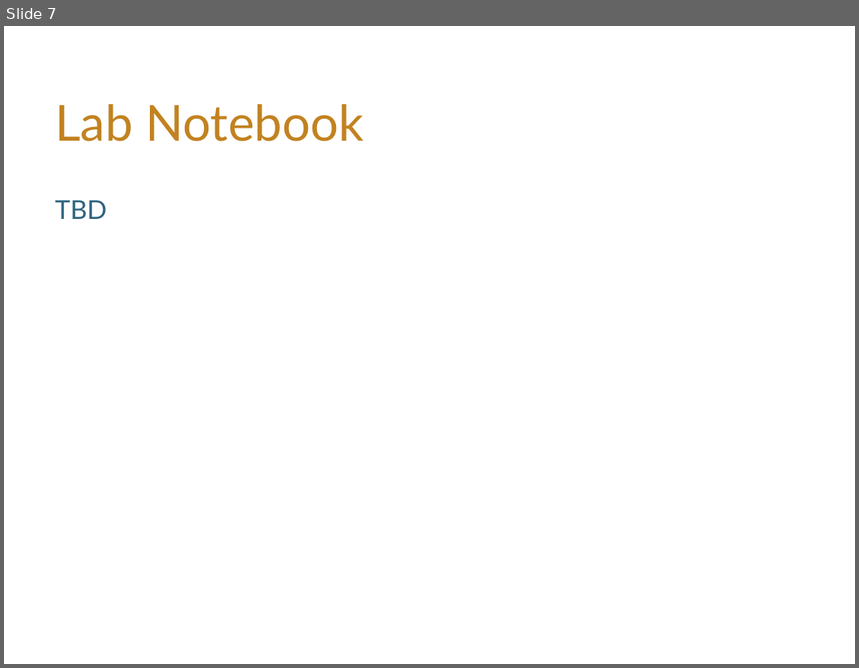
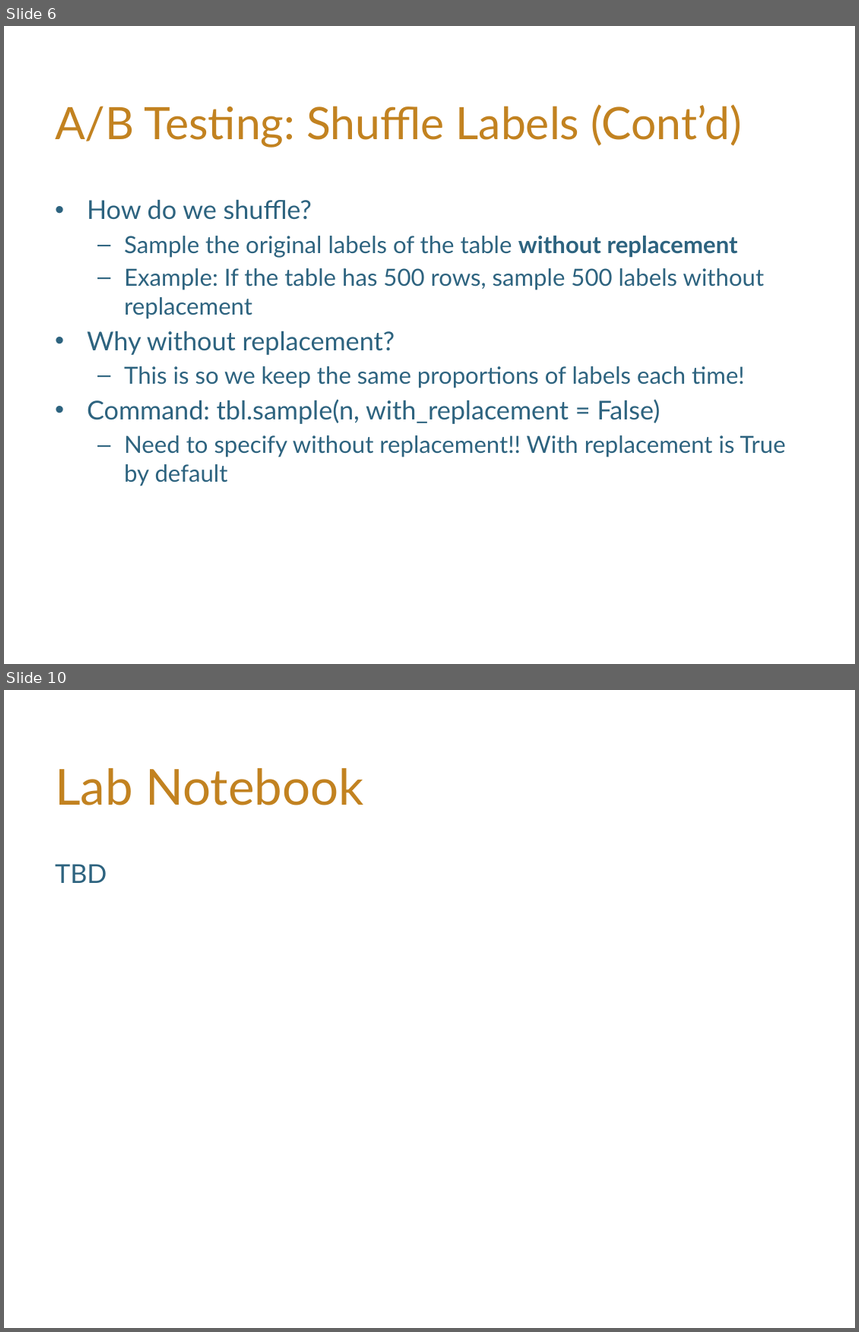
Before and after one commit to hLuo27/teaching, a slide deck: data8/slides/lab7.pptx. Shown one above the other, each under a label of ours: slide 7 before the commit, slides 6 and 10 after it; the slides between them are not shown. The pictures are 859x668 and 859x1332 pixels, drawn with LibreOffice and Linux fonts; fonts in the diff are those of the drawing; background and template pictures are left out. Boxes give left, top, right and bottom in pixels: in the first picture for what was removed or moved away, otherwise in the second. Text is boxed around its words. In the diff, an @@ line names an element or a change of style, - is before the commit and + after.

```diff
--- a/data8/slides/lab7.pptx
+++ b/data8/slides/lab7.pptx
@@ slide 6 added at (4, 26, 855, 664), background #FFFFFF @@
@@ title added at (55, 104, 742, 148), 37.8 pt, text #C28220 @@
+A/B Testing: Shuffle Labels (Cont’d)
@@ text added at (87, 199, 786, 487), 20 pt, text #2D637F @@
+• How do we shuffle?
+  – Sample the original labels of the table without replacement
+  – Example: If the table has 500 rows, sample 500 labels without replacement
+• Why without replacement?
+  – This is so we keep the same proportions of labels each time!
+• Command: tbl.sample(n, with_replacement = False)
+  – Need to specify without replacement!! With replacement is True by default
@@ what was slide 7 is now slide 10 @@
```
Also in this commit, not shown: 2 slides changed, 6 other slides added, 4 slides removed, 5 other files.
